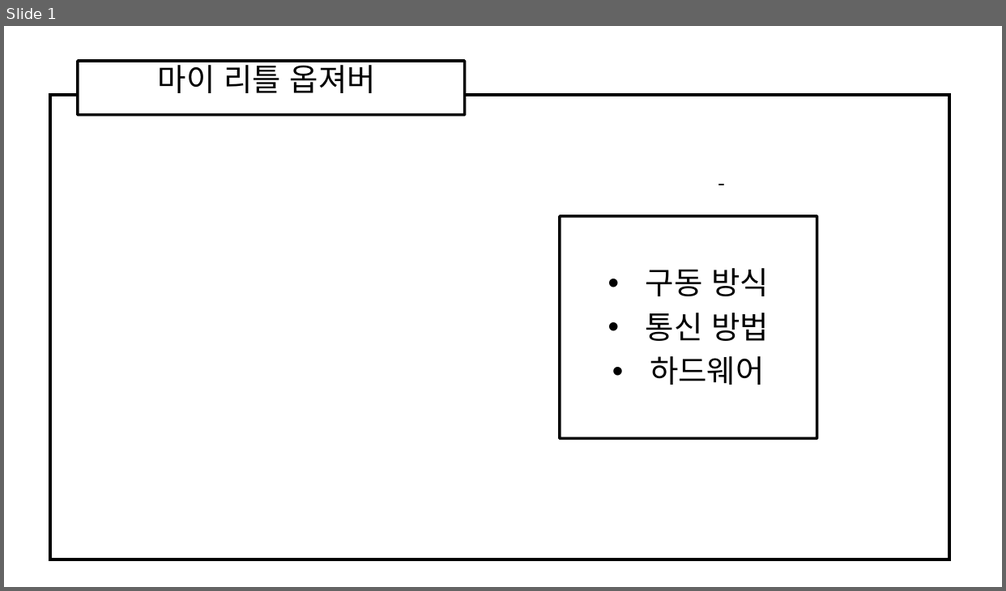
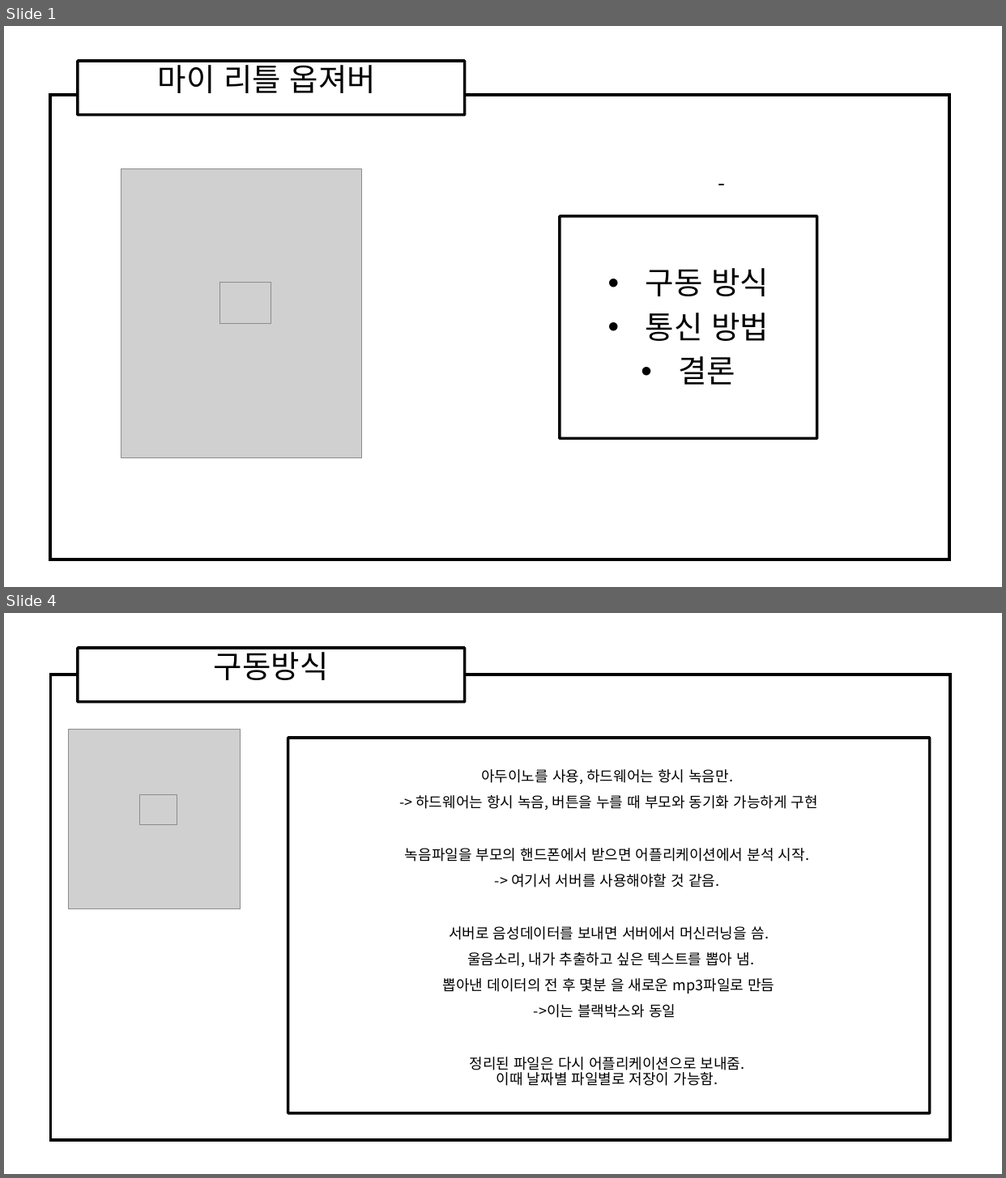
Before and after one commit to ForGraduate2020/Second-Semester, a slide deck: My Little Observer 각자 ppt/태정/My Little Observer.pptx. Shown one above the other, each under a label of ours: slide 1 before the commit, slides 1 and 4 after it; the slides between them are not shown. The pictures are 1006x591 and 1006x1178 pixels, drawn with LibreOffice and Linux fonts; fonts in the diff are those of the drawing; grey boxes stand for pictures. Boxes give left, top, right and bottom in pixels: in the first picture for what was removed or moved away, otherwise in the second. Text is boxed around its words. In the diff, an @@ line names an element or a change of style, - is before the commit and + after.

```diff
--- a/My Little Observer 각자 ppt/태정/My Little Observer.pptx
+++ b/My Little Observer 각자 ppt/태정/My Little Observer.pptx
@@ slide 4 added at (4, 613, 1002, 1174), background #FFFFFF @@
@@ subtitle added at (78, 648, 464, 702), fill #FFFFFF, outline #000000 2.75 pt, 30 pt, text #000000 @@
+구동방식
@@ rectangle added at (50, 675, 950, 1141), fill #FFFFFF, outline #000000 3 pt @@
@@ picture added at (68, 729, 240, 909) @@
@@ rectangle added at (288, 738, 930, 1114), fill #FFFFFF, outline #000000 2.75 pt, 14 pt, text #000000 @@
+아두이노를 사용, 하드웨어는 항시 녹음만.
+-> 하드웨어는 항시 녹음, 버튼을 누를 때 부모와 동기화 가능하게 구현
+녹음파일을 부모의 핸드폰에서 받으면 어플리케이션에서 분석 시작.
+-> 여기서 서버를 사용해야할 것 같음.
+서버로 음성데이터를 보내면 서버에서 머신러닝을 씀.
+울음소리, 내가 추출하고 싶은 텍스트를 뽑아 냄.
+뽑아낸 데이터의 전 후 몇분 을 새로운 mp3파일로 만듬
+->이는 블랙박스와 동일
+정리된 파일은 다시 어플리케이션으로 보내줌.
+이때 날짜별 파일별로 저장이 가능함.
@@ picture added at (140, 795, 177, 824) @@
@@ slide 1 changed as well @@
@@ picture added at (121, 169, 362, 458) @@
@@ picture added at (219, 282, 271, 323) @@
@@ text in rectangle at (679, 356, 736, 385): text changed @@
-• 하드웨어
+• 결론
```
Also in this commit, not shown: 4 other slides added.
